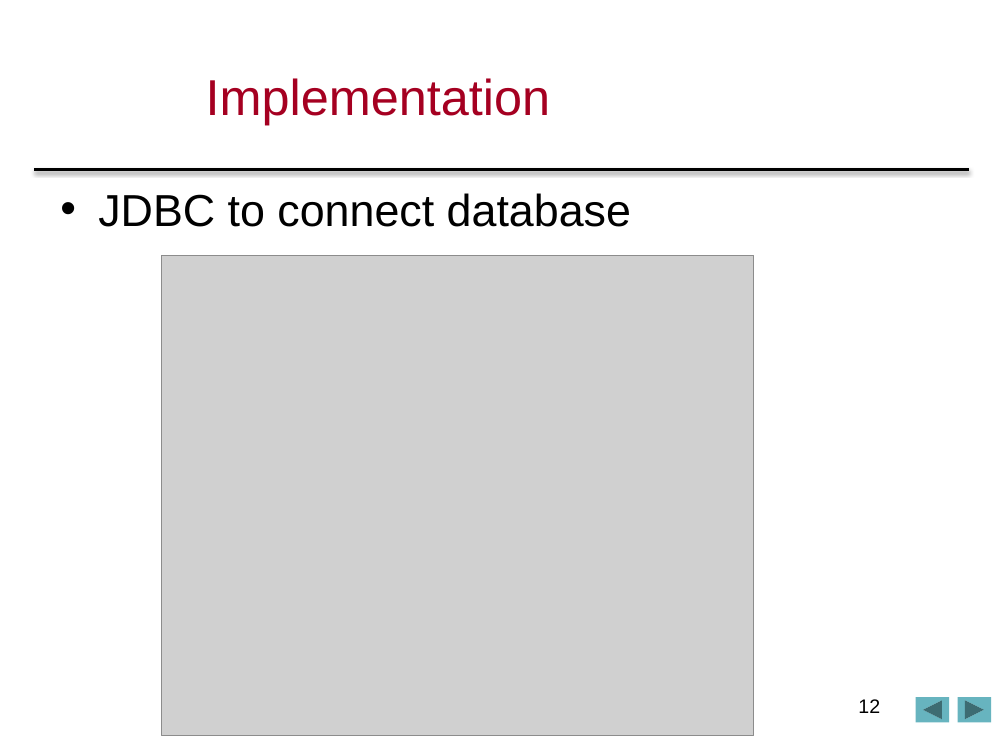
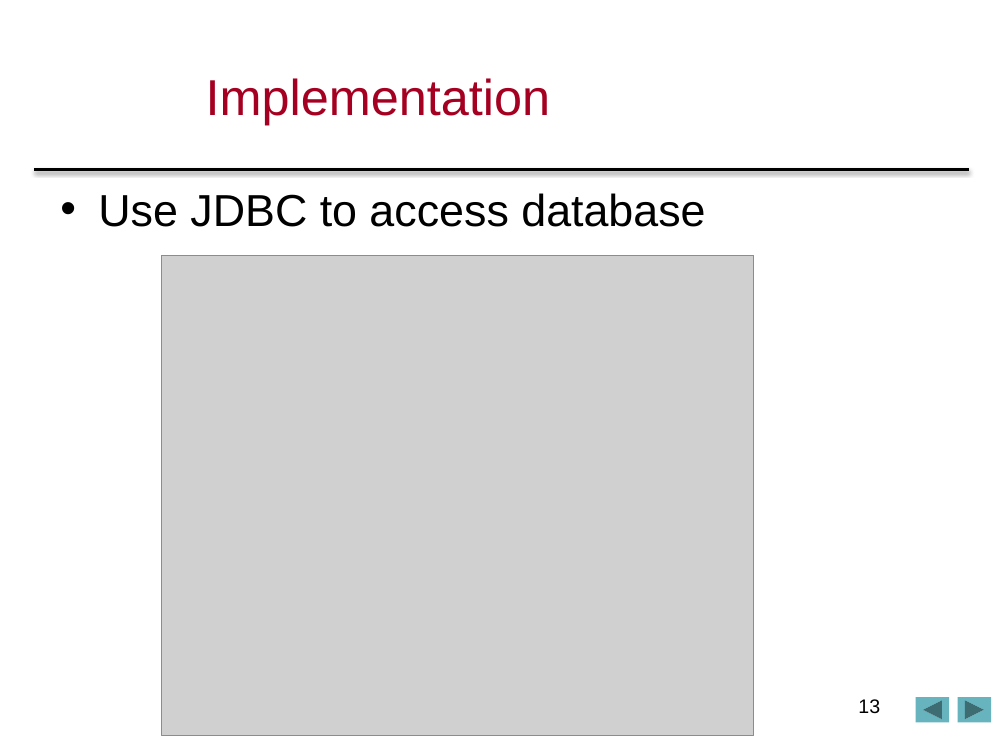
Before and after one commit to sonialin/comp433p2p3, a slide deck: slide 13 of comp433p2p3/COMP433FinalPPT.pptx (slide 12 before the commit). Drawn at 1008x756 pixels with LibreOffice and Linux fonts; fonts in the diff are those of the drawing; grey boxes stand for pictures; background and template pictures are left out. Boxes give left, top, right and bottom in pixels: in the first picture for what was removed or moved away, otherwise in the second. Text is boxed around its words. In the diff, an @@ line names an element or a change of style, - is before the commit and + after.

```diff
--- a/comp433p2p3/COMP433FinalPPT.pptx
+++ b/comp433p2p3/COMP433FinalPPT.pptx
@@ text at box(98, 193, 705, 227): text changed @@
-• JDBC to connect database
+• Use JDBC to access database
@@ page number at box(858, 699, 880, 714): text changed @@
-12
+13
```
Also in this commit, not shown: 5 other slides changed, 1 slide added, 1 other file.
